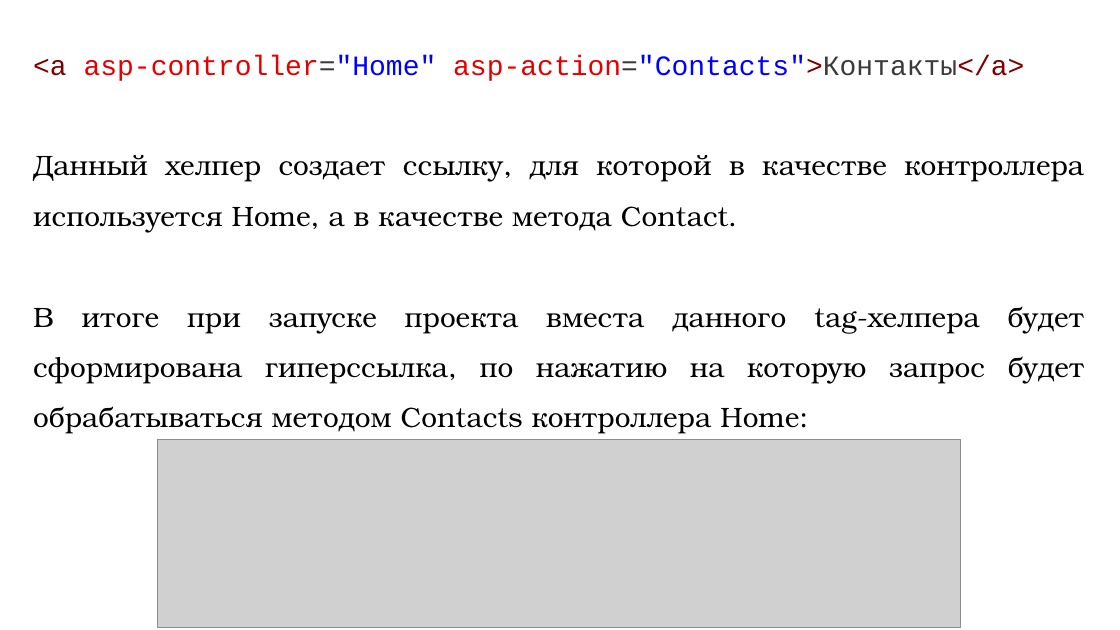
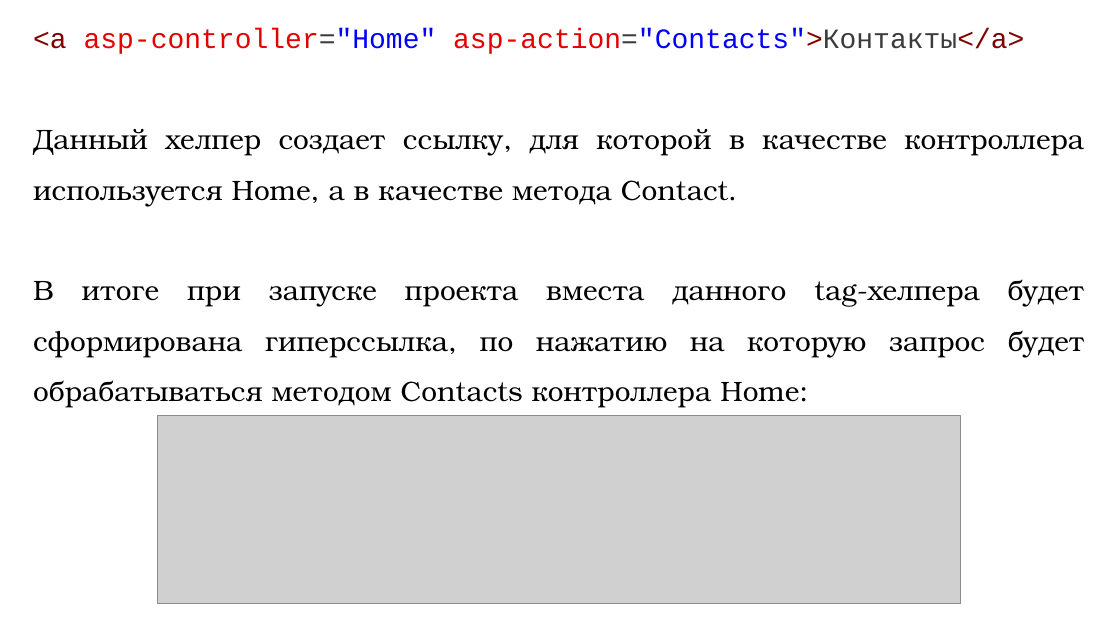
Before and after one commit to DaniilKlyukin/OOP-4, a slide deck: slide 5 of Лекции/ООП 1 лек 5.pptx. Drawn at 1120x630 pixels with LibreOffice and Linux fonts; fonts in the diff are those of the drawing; grey boxes stand for pictures. Boxes give left, top, right and bottom in pixels: in the first picture for what was removed or moved away, otherwise in the second. Text is boxed around its words. In the diff, an @@ line names an element or a change of style, - is before the commit and + after.

```diff
--- a/Лекции/ООП 1 лек 5.pptx
+++ b/Лекции/ООП 1 лек 5.pptx
@@ text "<a asp-controller="Home" asp-action="Contacts">Контакты</a>": place and size @@
-text "<a asp-controller="Home" asp-action="Contacts">Контакты</a>" at <box>33,55,1085,434</box>
+text "<a asp-controller="Home" asp-action="Contacts">Контакты</a>" at <box>33,29,1085,408</box>
@@ picture: place and size @@
-picture at <box>157,439,960,628</box>
+picture at <box>157,416,960,604</box>
```
Also in this commit, not shown: 2 other slides changed.
